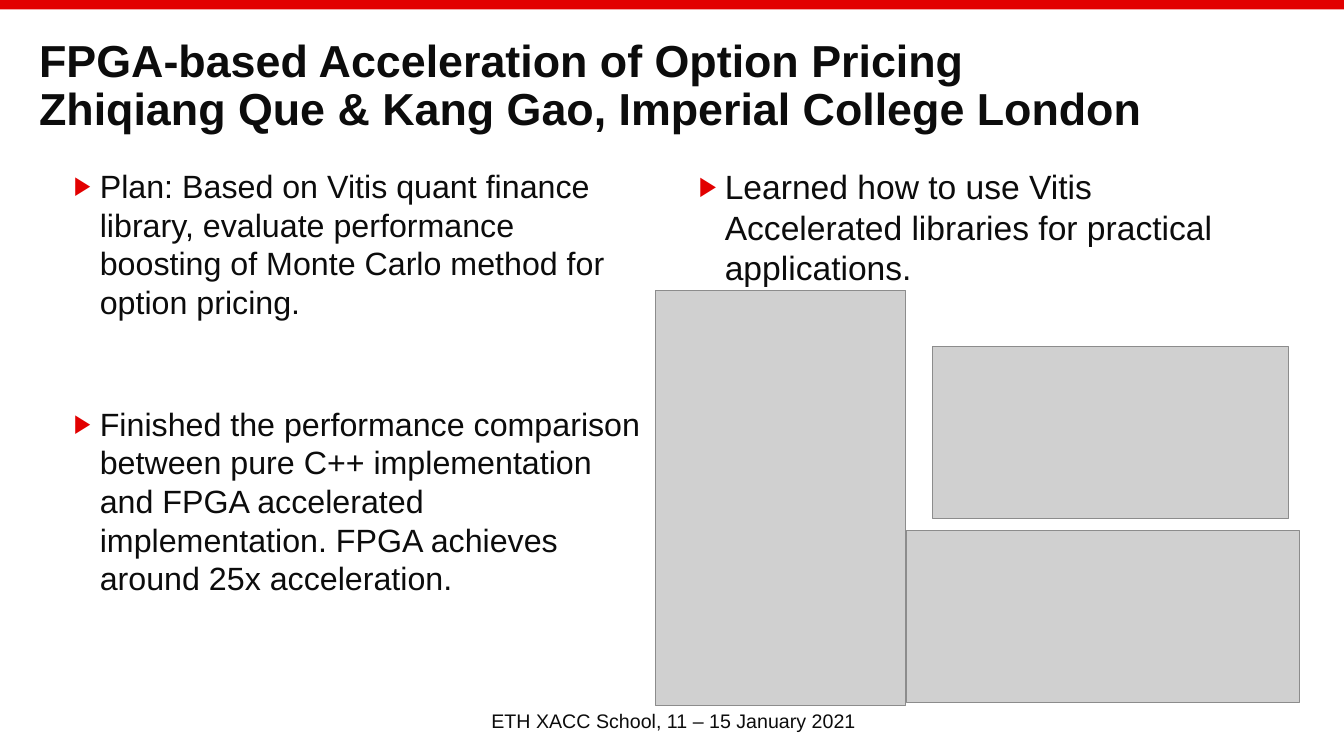
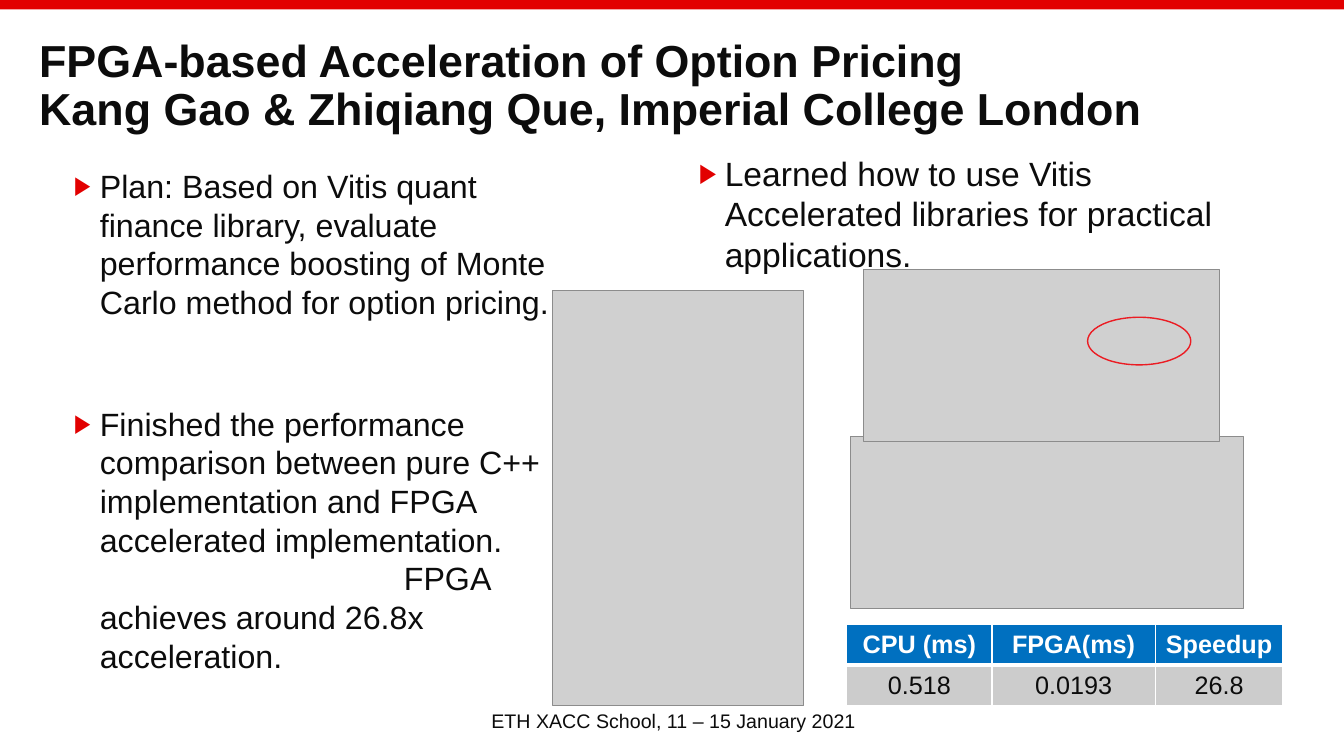
Before and after one commit to Ferrari1996gk/xacc_project, a slide deck: slide 1 of project.pptx. Drawn at 1344x756 pixels with LibreOffice and Linux fonts; fonts in the diff are those of the drawing; grey boxes stand for pictures; background and template pictures are left out. Boxes give left, top, right and bottom in pixels: in the first picture for what was removed or moved away, otherwise in the second. Text is boxed around its words. In the diff, an @@ line names an element or a change of style, - is before the commit and + after.

Commit message:
Minor modification

```diff
--- a/project.pptx
+++ b/project.pptx
@@ title at bbox=[39, 44, 1141, 134]: text changed @@
-FPGA-based Acceleration of Option Pricing
-Zhiqiang Que & Kang Gao, Imperial College London
+FPGA-based Acceleration of Option Pricing
+Kang Gao & Zhiqiang Que, Imperial College London
@@ text "Learned how to use Vitis ...": place and size @@
-text "Learned how to use Vitis ..." at bbox=[725, 174, 1212, 287]
+text "Learned how to use Vitis ..." at bbox=[725, 161, 1212, 274]
@@ picture: place and size @@
-picture at bbox=[655, 290, 906, 706]
+picture at bbox=[554, 290, 805, 706]
@@ picture: place and size @@
-picture at bbox=[933, 347, 1289, 518]
+picture at bbox=[864, 270, 1220, 442]
@@ ellipse added at bbox=[1088, 318, 1191, 365], outline #EB1C23 1 pt @@
@@ text at bbox=[100, 412, 540, 669]: text changed @@
-▶ Finished the performance comparison between pure C++ implementation and FPGA accelerated implementation. FPGA achieves around 25x acceleration.
+▶ Finished the performance comparison between pure C++ implementation and FPGA accelerated implementation. FPGA achieves around 26.8x acceleration.
@@ picture: place and size @@
-picture at bbox=[906, 530, 1300, 702]
+picture at bbox=[851, 437, 1244, 608]
@@ table added at bbox=[847, 624, 1284, 706], 2 rows, 3 columns @@
+CPU (ms) | FPGA(ms) | Speedup
+0.518 | 0.0193 | 26.8
```
